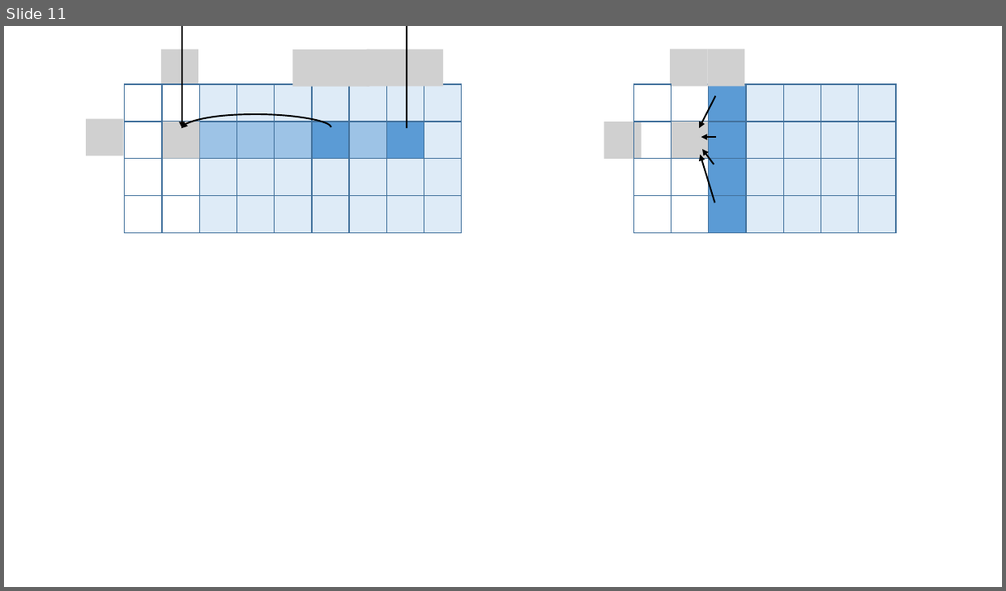
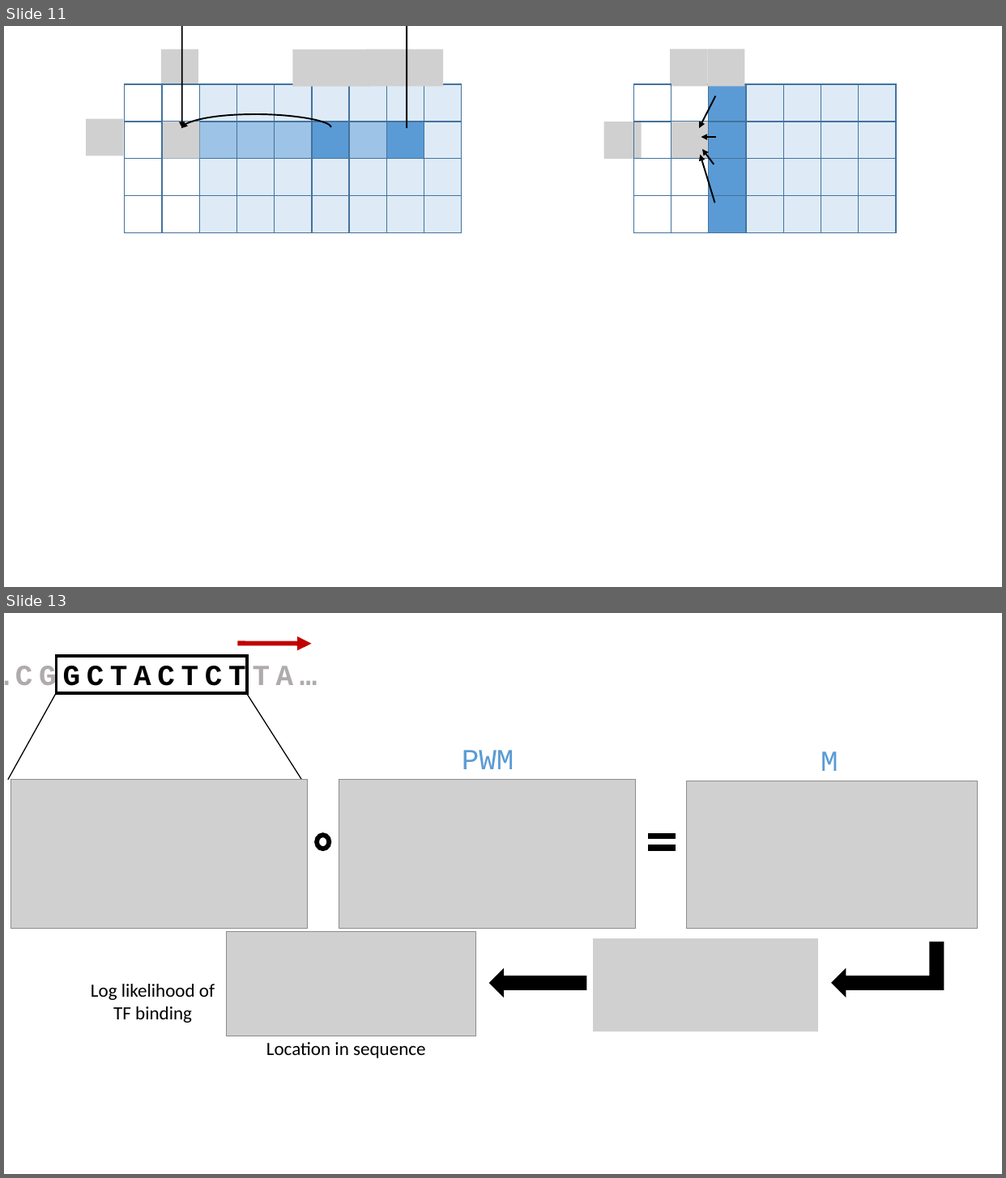
Before and after one commit to David-Taub/HOP-HMM, a slide deck: Help/Figures.pptx. Shown one above the other, each under a label of ours: slide 11 before the commit, slides 11 and 13 after it; the slides between them are not shown. The pictures are 1006x591 and 1006x1178 pixels, drawn with LibreOffice and Linux fonts; fonts in the diff are those of the drawing; grey boxes stand for pictures. Boxes give left, top, right and bottom in pixels: in the first picture for what was removed or moved away, otherwise in the second. Text is boxed around its words. In the diff, an @@ line names an element or a change of style, - is before the commit and + after.

```diff
--- a/Help/Figures.pptx
+++ b/Help/Figures.pptx
@@ slide 13 added at [4, 613, 1002, 1174], background #FFFFFF @@
@@ group added at [4, 643, 978, 1059]: 5 texts, 5 pictures, 2 lines, 1 ellipse, 1 math equal, 1 rectangle, 1 arrow, 1 bent up arrow, 1 left arrow @@
+PWM
+M
+…CGGCTACTCTTA…
+Location in sequence
+Log likelihood of TF binding
```
Also in this commit, not shown: 2 other slides added, 6 other files.
